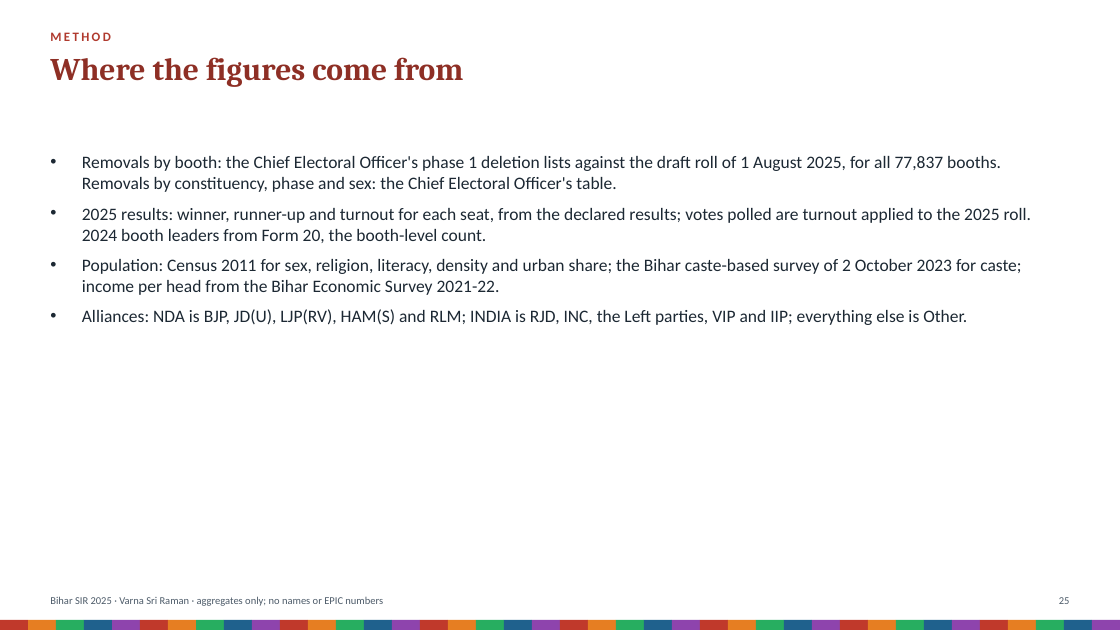
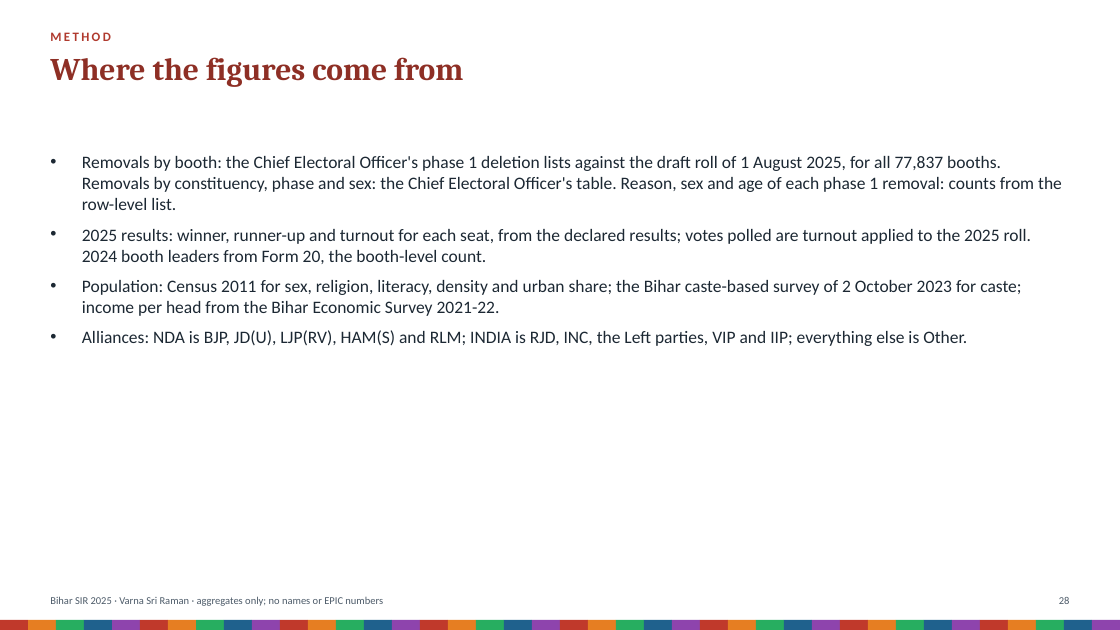
Before and after one commit to Varnasr/INDIA-DATA, a slide deck: slide 28 of reports/bihar-sir-2025-deck.pptx (slide 25 before the commit). Drawn at 1120x630 pixels with LibreOffice and Linux fonts; fonts in the diff are those of the drawing. Boxes give left, top, right and bottom in pixels: in the first picture for what was removed or moved away, otherwise in the second. Text is boxed around its words. In the diff, an @@ line names an element or a change of style, - is before the commit and + after.

```diff
--- a/reports/bihar-sir-2025-deck.pptx
+++ b/reports/bihar-sir-2025-deck.pptx
@@ text at [82, 156, 1062, 210]: text changed @@
-• Removals by booth: the Chief Electoral Officer's phase 1 deletion lists against the draft roll of 1 August 2025, for all 77,837 booths. Removals by constituency, phase and sex: the Chief Electoral Officer's table.
+• Removals by booth: the Chief Electoral Officer's phase 1 deletion lists against the draft roll of 1 August 2025, for all 77,837 booths. Removals by constituency, phase and sex: the Chief Electoral Officer's table. Reason, sex and age of each phase 1 removal: counts from the row-level list.
```
Also in this commit, not shown: 22 other slides changed, 3 slides added, 19 other files.
